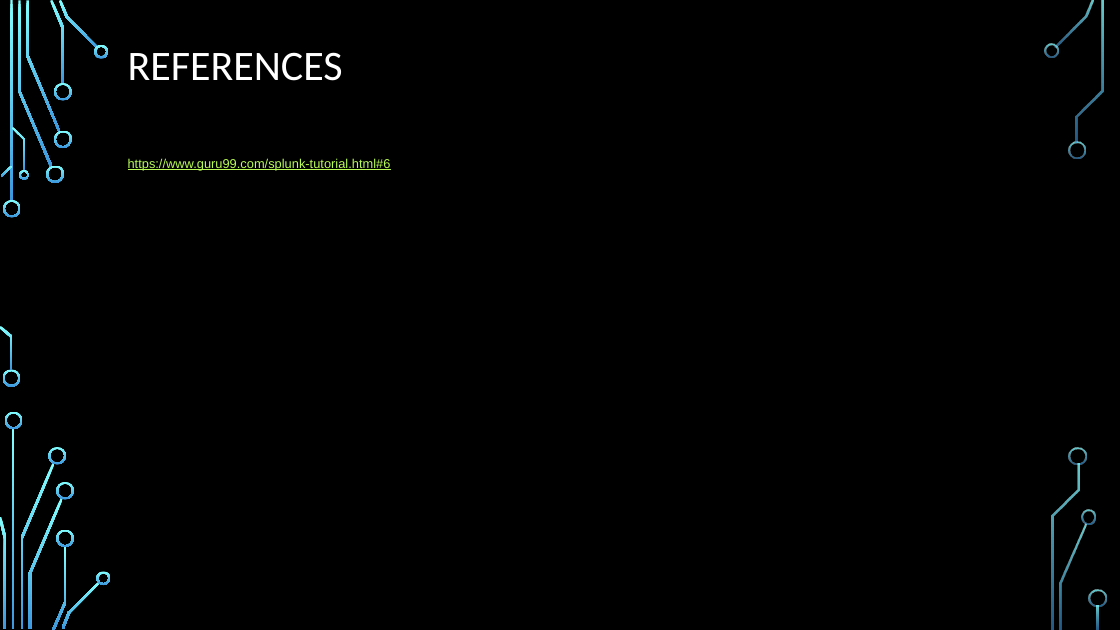
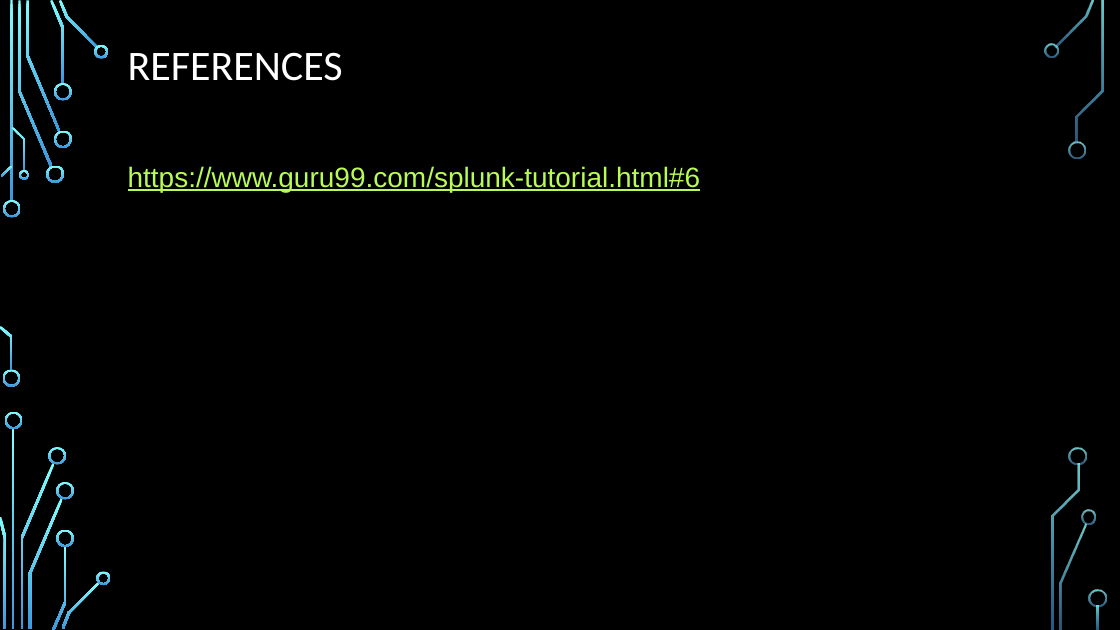
Before and after one commit to varungoud2930/Splunk-for-processing-machine-data, a slide deck: slide 15 of docs/splunkdemo.pptx (slide 14 before the commit). Drawn at 1120x630 pixels with LibreOffice and Linux fonts; fonts in the diff are those of the drawing; background and template pictures are left out. Boxes give left, top, right and bottom in pixels: in the first picture for what was removed or moved away, otherwise in the second. Text is boxed around its words. In the diff, an @@ line names an element or a change of style, - is before the commit and + after.

```diff
--- a/docs/splunkdemo.pptx
+++ b/docs/splunkdemo.pptx
@@ text "https://www.guru99.com/splunk-tutorial.html#6" at box(128, 166, 701, 192): size 11 to 24 pt @@
```
Also in this commit, not shown: 1 other slide changed, 1 slide added.
